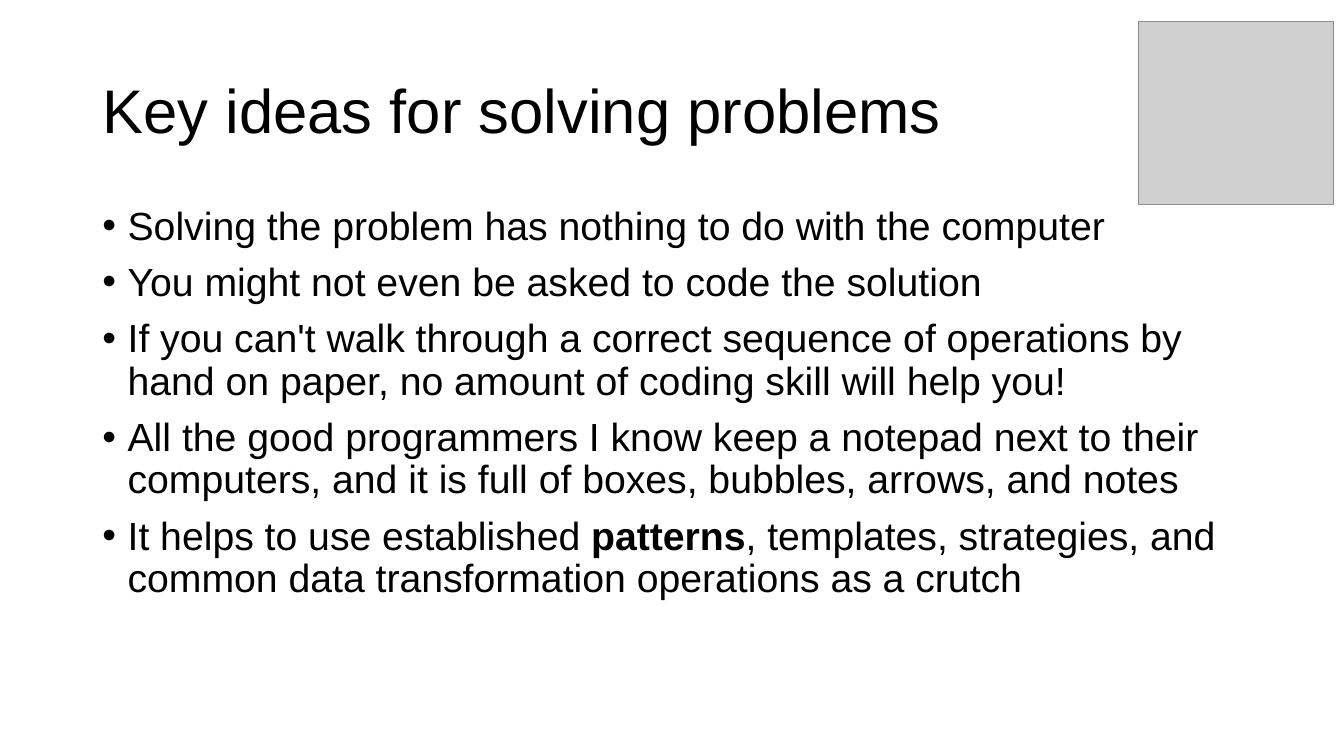
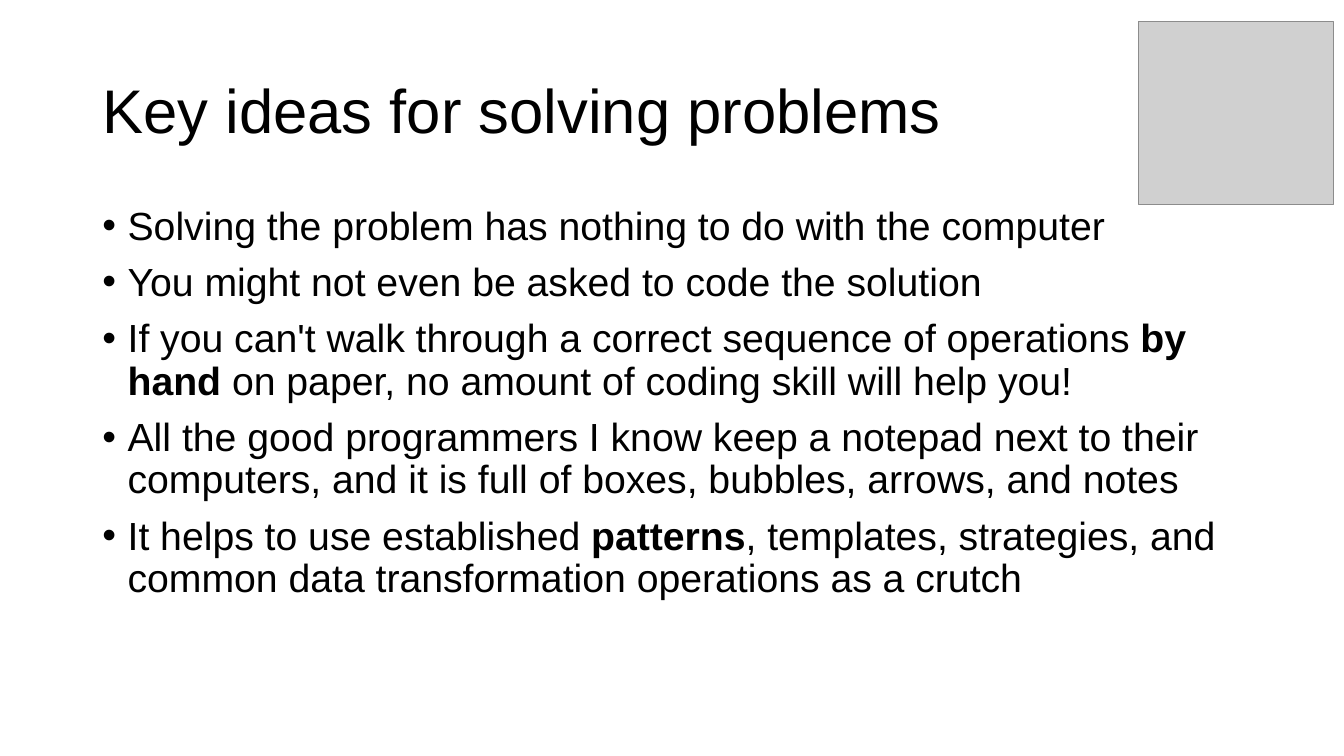
Before and after one commit to parrt/msds689, a slide deck: slide 8 of notes/problem-solving.pptx. Drawn at 1344x756 pixels with LibreOffice and Linux fonts; fonts in the diff are those of the drawing; grey boxes stand for pictures; background and template pictures are left out. Boxes give left, top, right and bottom in pixels: in the first picture for what was removed or moved away, otherwise in the second. Text is boxed around its words. In the diff, an @@ line names an element or a change of style, - is before the commit and + after.

```diff
--- a/notes/problem-solving.pptx
+++ b/notes/problem-solving.pptx
@@ text at (128, 323, 1186, 403): bold on in "by hand" @@
```
Also in this commit, not shown: 3 other slides changed, 4 other files.
